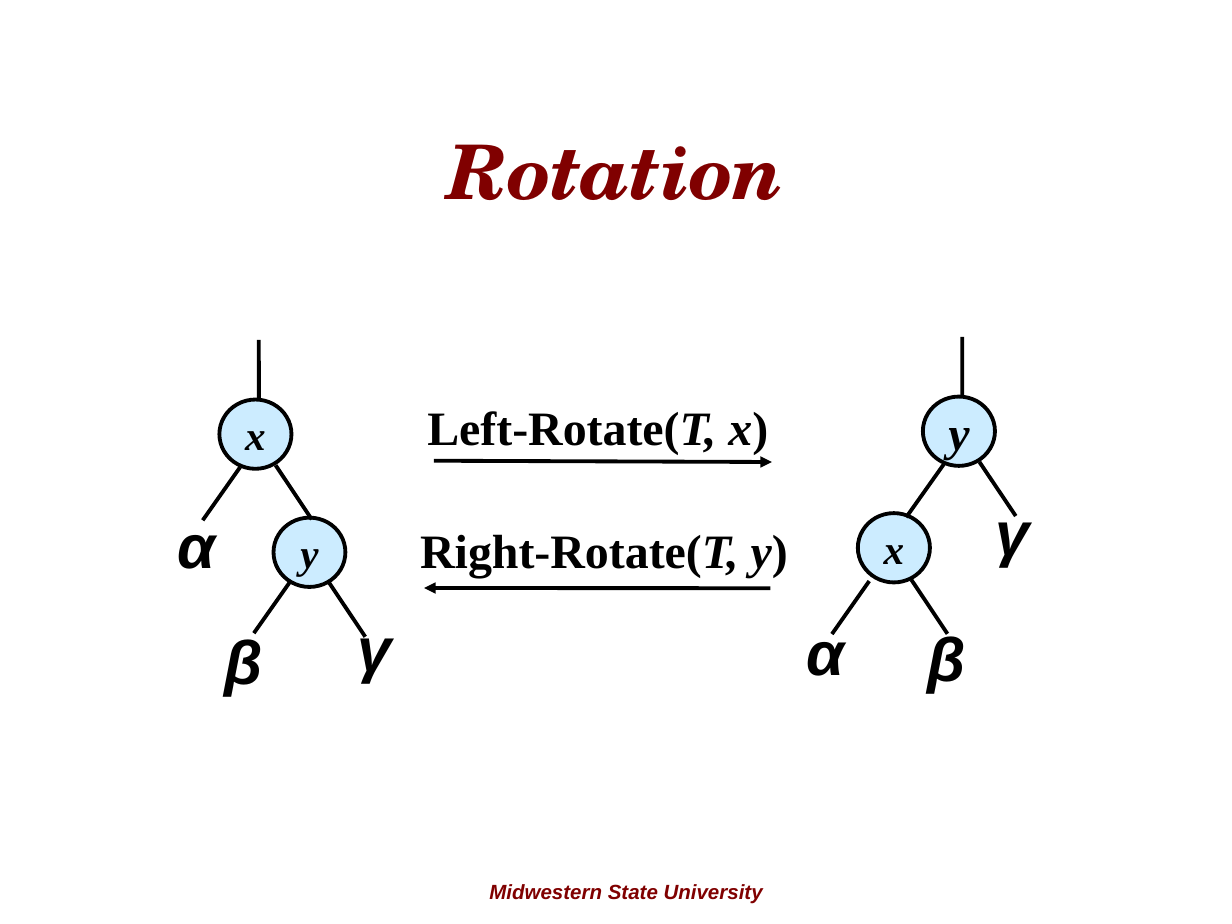
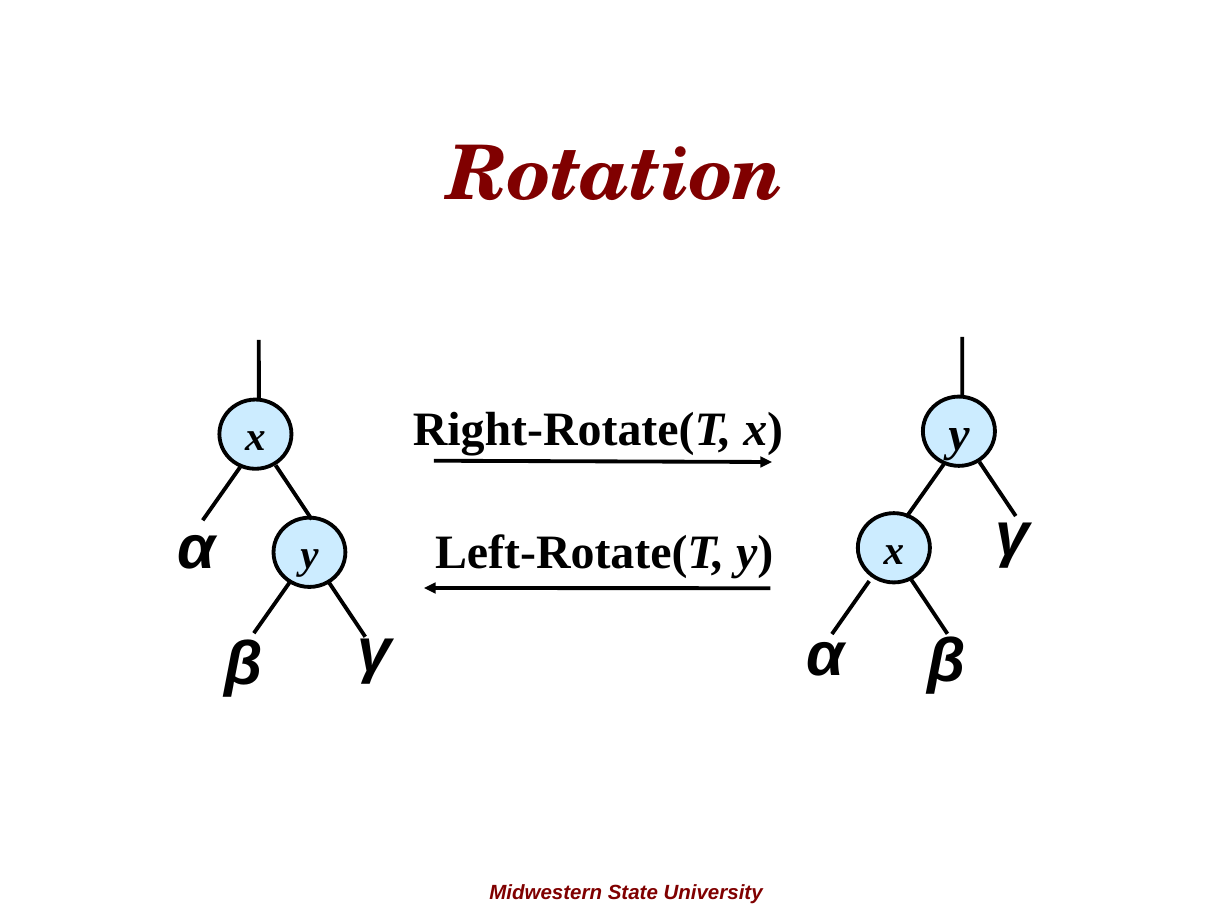
Before and after one commit to rugbyprof/5243-Algorithms, a slide deck: slide 13 of Lectures/AvlTrees/avl_trees.ppt. Drawn at 1232x924 pixels with LibreOffice and Linux fonts; fonts in the diff are those of the drawing; background and template pictures are left out. Boxes give left, top, right and bottom in pixels: in the first picture for what was removed or moved away, otherwise in the second. Text is boxed around its words. In the diff, an @@ line names an element or a change of style, - is before the commit and + after.

```diff
--- a/Lectures/AvlTrees/avl_trees.ppt
+++ b/Lectures/AvlTrees/avl_trees.ppt
@@ text at (x1=413, y1=411, x2=783, y2=455): text changed @@
-Left-Rotate(T, x)
+Right-Rotate(T, x)
@@ text at (x1=435, y1=534, x2=773, y2=578): text changed @@
-Right-Rotate(T, y)
+Left-Rotate(T, y)
```
Also in this commit, not shown: 8 other slides changed.
